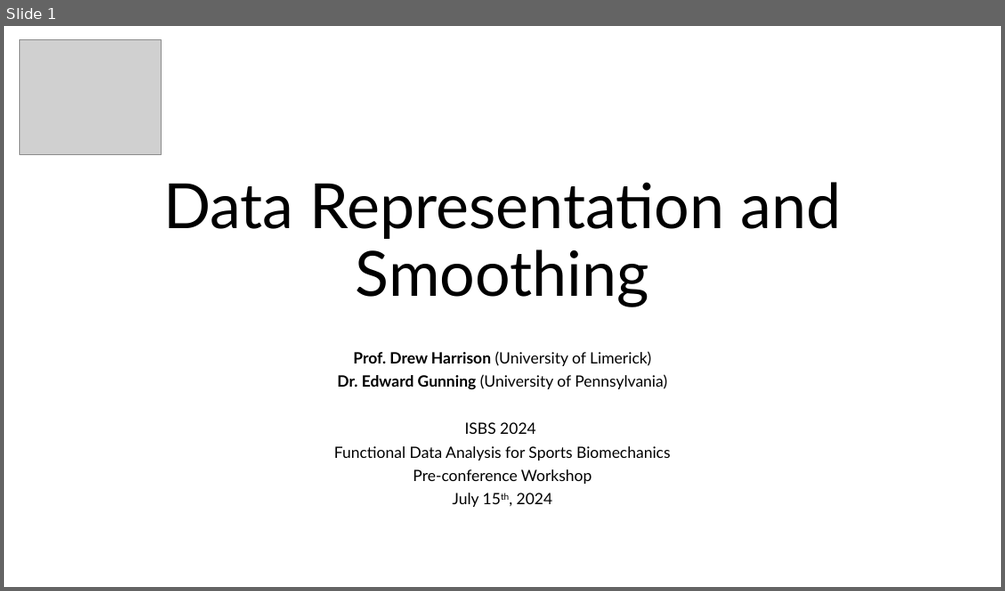
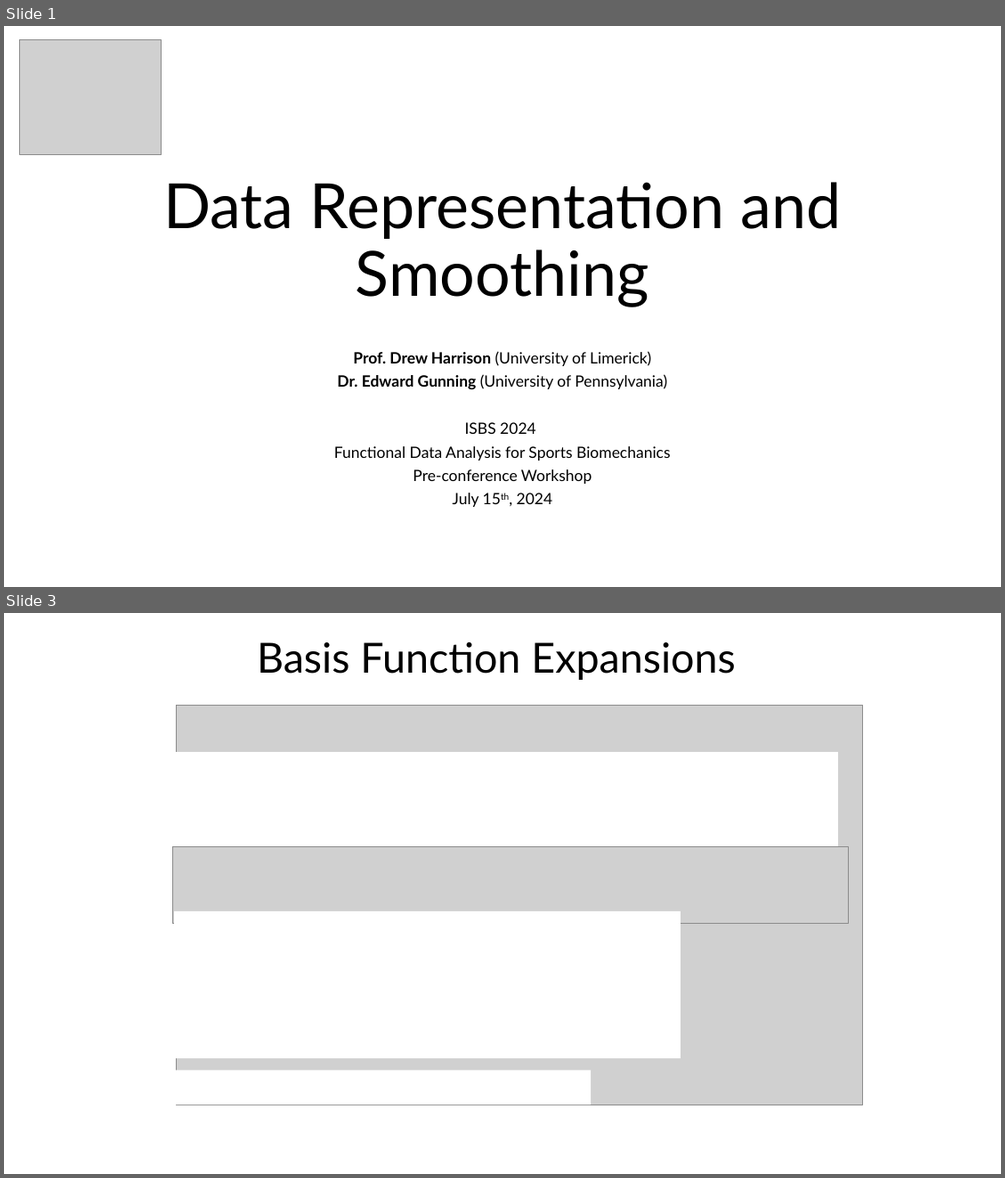
Before and after one commit to edwardgunning/ISBS-Short-Course, a slide deck: slides/02-smoothing.pptx. Shown one above the other, each under a label of ours: slide 1 before the commit, slides 1 and 3 after it; the slides between them are not shown. The pictures are 1005x591 and 1005x1178 pixels, drawn with LibreOffice and Linux fonts; fonts in the diff are those of the drawing; grey boxes stand for pictures; background and template pictures are left out. Boxes give left, top, right and bottom in pixels: in the first picture for what was removed or moved away, otherwise in the second. Text is boxed around its words. In the diff, an @@ line names an element or a change of style, - is before the commit and + after.

```diff
--- a/slides/02-smoothing.pptx
+++ b/slides/02-smoothing.pptx
@@ slide 3 added at (4, 613, 1001, 1174), background #FFFFFF @@
@@ title added at (257, 642, 735, 680), 40 pt, text #000000 @@
+Basis Function Expansions
@@ picture added at (177, 705, 863, 1104) @@
@@ rectangle added at (173, 752, 839, 846), fill #FFFFFF @@
@@ picture added at (172, 846, 849, 923) @@
@@ rectangle added at (175, 911, 680, 1059), fill #FFFFFF @@
@@ rectangle added at (173, 1070, 591, 1104), fill #FFFFFF @@
```
Also in this commit, not shown: 1 other slide added, 12 other files.
